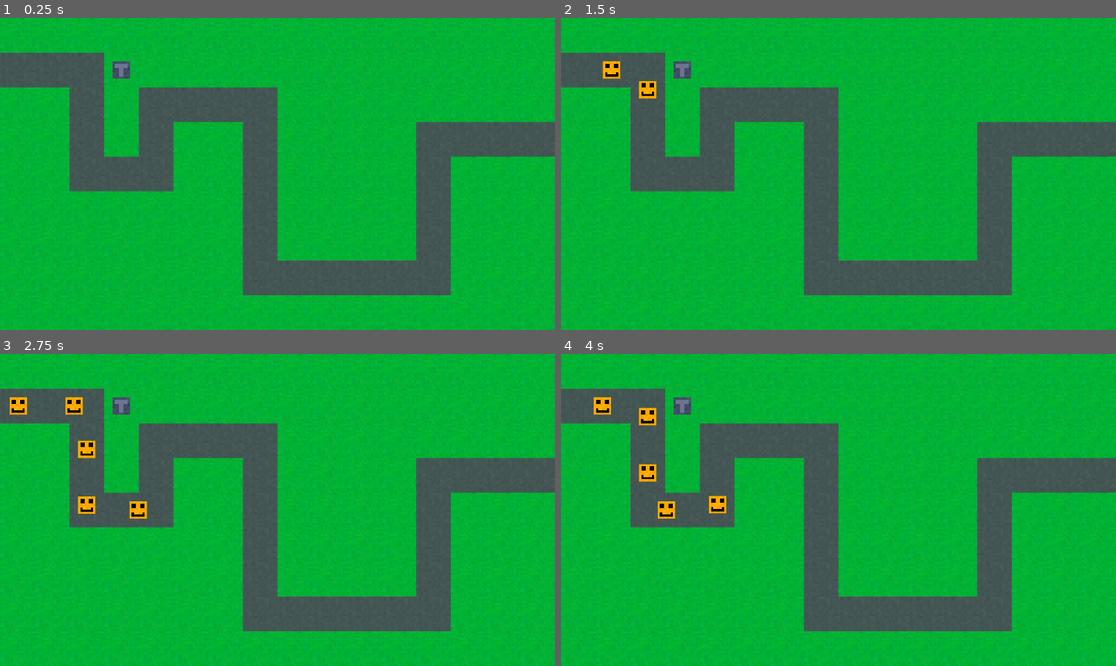
Above: before the commit, frames 1-4 (two rows, left to right).
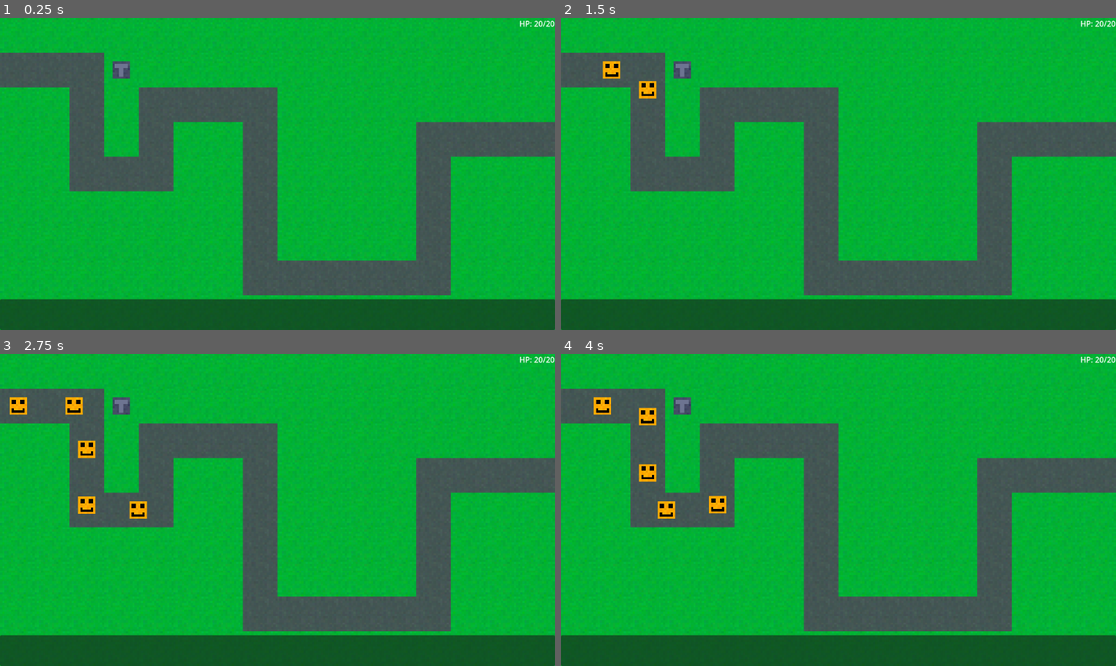
Above: after the commit, the same moments.

Repository: jkelly924/bananas-game-g4si2024
Game: Godot game, scene res://Levels/test_level.tscn
The game is run twice, just before and just after one commit, with the same random seed, the same clock (stepped at 60 frames per second) and the same inputs.
Inputs:
- Up to frame 1 (0.25 s): no input
- Up to frame 2 (1.5 s): tap Enter at 0.5 s
- Up to frame 3 (2.75 s): no input
- Up to frame 4 (4 s): no input

The runs differ from the first frame. In frame 1, 10% of the frame differs, in the area x 0-100%, y 0-100%; in frame 2, 10%; in frame 3, 10%; in frame 4, 10%.

Commit message:
add text ui elements

Diff:
--- a/Levels/test_level.tscn
+++ b/Levels/test_level.tscn
@@ -1,8 +1,10 @@
-[gd_scene load_steps=7 format=4 uid="uid://cam2n3o5ookil"]
+[gd_scene load_steps=9 format=4 uid="uid://cam2n3o5ookil"]
 
 [ext_resource type="Texture2D" uid="uid://dwt52fk84nvsb" path="res://Textures/test_atlas_texture.tres" id="1_0y4xf"]
 [ext_resource type="PackedScene" uid="uid://ca03yjxna8b4n" path="res://Entities/Tower.tscn" id="1_61u34"]
 [ext_resource type="Script" path="res://Levels/round_handler.gd" id="4_023p8"]
+[ext_resource type="Script" path="res://UI/hud.gd" id="4_jdq3b"]
+[ext_resource type="Script" path="res://Levels/tmptest.gd" id="4_y11et"]
 
 [sub_resource type="TileSetAtlasSource" id="TileSetAtlasSource_bn7pl"]
 resource_name = "Test Tileset"
@@ -51,3 +53,62 @@
 [node name="SpawnTimer" type="Timer" parent="Rounds"]
 
 [node name="RoundTimer" type="Timer" parent="Rounds"]
+
+[node name="UI" type="CanvasLayer" parent="."]
+
+[node name="HUD" type="Control" parent="UI"]
+layout_mode = 3
+anchors_preset = 15
+anchor_right = 1.0
+anchor_bottom = 1.0
+grow_horizontal = 2
+grow_vertical = 2
+mouse_filter = 2
+script = ExtResource("4_jdq3b")
+
+[node name="TurretsPanel" type="PanelContainer" parent="UI/HUD"]
+layout_mode = 1
+anchors_preset = 12
+anchor_top = 1.0
+anchor_right = 1.0
+anchor_bottom = 1.0
+offset_top = -64.0
+grow_horizontal = 2
+grow_vertical = 0
+
+[node name="Turrets" type="HBoxContainer" parent="UI/HUD/TurretsPanel"]
+layout_mode = 2
+
+[node name="VBoxContainer" type="VBoxContainer" parent="UI/HUD"]
+layout_mode = 1
+anchors_preset = 1
+anchor_left = 1.0
+anchor_right = 1.0
+offset_left = -79.0
+offset_bottom = 50.0
+grow_horizontal = 0
+
+[node name="HBoxContainer" type="HBoxContainer" parent="UI/HUD/VBoxContainer"]
+layout_mode = 2
+
+[node name="MoneyLabel" type="Label" parent="UI/HUD/VBoxContainer/HBoxContainer"]
+unique_name_in_owner = true
+layout_mode = 2
+
+[node name="HPLabel" type="Label" parent="UI/HUD/VBoxContainer/HBoxContainer"]
+unique_name_in_owner = true
+layout_mode = 2
+text = "HP: 20/20"
+
+[node name="WaveLabel" type="Label" parent="UI/HUD/VBoxContainer"]
+unique_name_in_owner = true
+layout_mode = 2
+horizontal_alignment = 1
+
+[node name="RemainLabel" type="Label" parent="UI/HUD/VBoxContainer"]
+unique_name_in_owner = true
+layout_mode = 2
+horizontal_alignment = 1
+
+[node name="tmptest" type="Node2D" parent="."]
+script = ExtResource("4_y11et")
--- /dev/null
+++ b/Levels/tmptest.gd
@@ -0,0 +1,7 @@
+extends Node2D
+
+
+# Called when the node enters the scene tree for the first time.
+func _ready() -> void:
+	pass
+	#$MoneyLabel = "hello"
--- /dev/null
+++ b/Scripts/Globals.gd
@@ -0,0 +1,10 @@
+extends Node
+
+@warning_ignore("unused_signal")
+signal hpChanged(newHp, maxHp)
+@warning_ignore("unused_signal")
+signal goldChanged(newGold)
+@warning_ignore("unused_signal")
+signal waveStarted(wave_count, enemy_count)
+@warning_ignore("unused_signal")
+signal enemyDestroyed(remain)
--- /dev/null
+++ b/UI/hud.gd
@@ -0,0 +1,25 @@
+extends Control
+
+#var next_wait_time := 0
+#var waited := 0
+#var open_details_pane : PanelContainer
+
+func _ready():
+	Globals.hpChanged.connect(update_hp)
+	Globals.goldChanged.connect(update_gold)
+	Globals.waveStarted.connect(show_wave_count)
+	Globals.enemyDestroyed.connect(update_enemy_count)
+
+func update_hp(newHp, maxHp):
+	%HPLabel.text = "HP: " + str(round(newHp)) + "/" + str(round(maxHp))
+
+func update_gold(newGold):
+	%GoldLabel.text = "Gold: " + str(round(newGold))
+
+func show_wave_count(current_wave, enemies):
+	%WaveLabel.text = "Current Wave: " + str(current_wave)
+	%RemainLabel.text = "Enemies: " + str(enemies)
+	%RemainLabel.visible = true
+
+func update_enemy_count(remain):
+	%RemainLabel.text = "Enemies: " + str(remain)
--- a/project.godot
+++ b/project.godot
@@ -14,3 +14,7 @@
 run/main_scene="res://Levels/test_level.tscn"
 config/features=PackedStringArray("4.3", "Forward Plus")
 config/icon="res://icon.svg"
+
+[autoload]
+
+Globals="*res://Scripts/Globals.gd"
